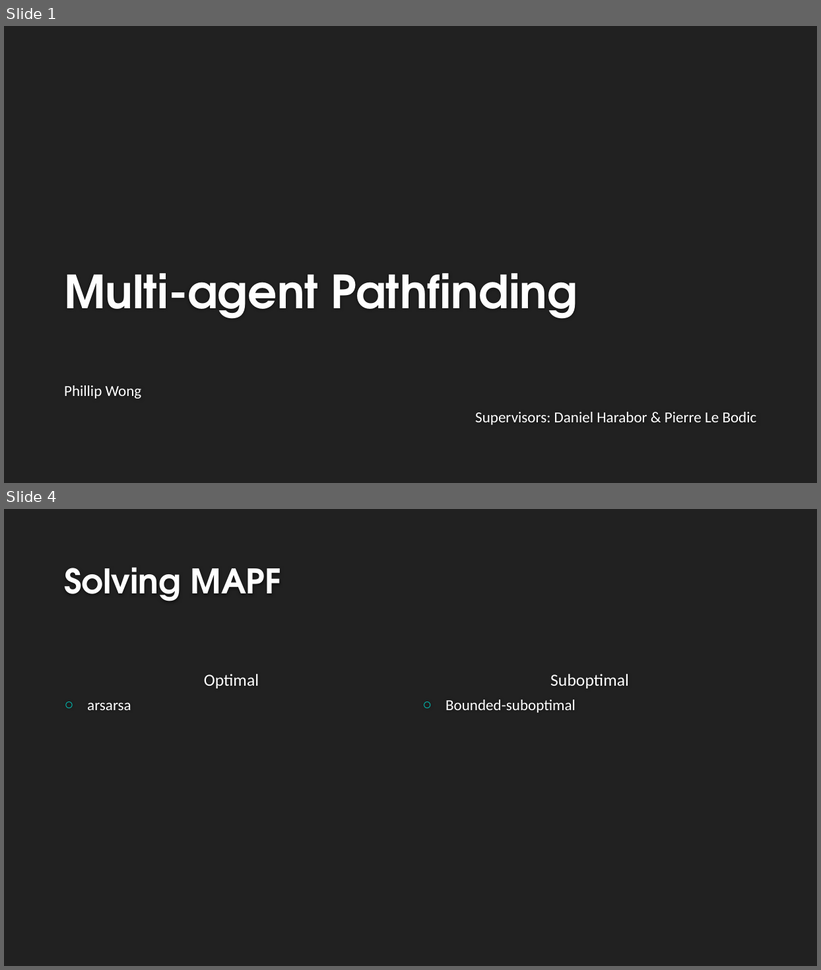
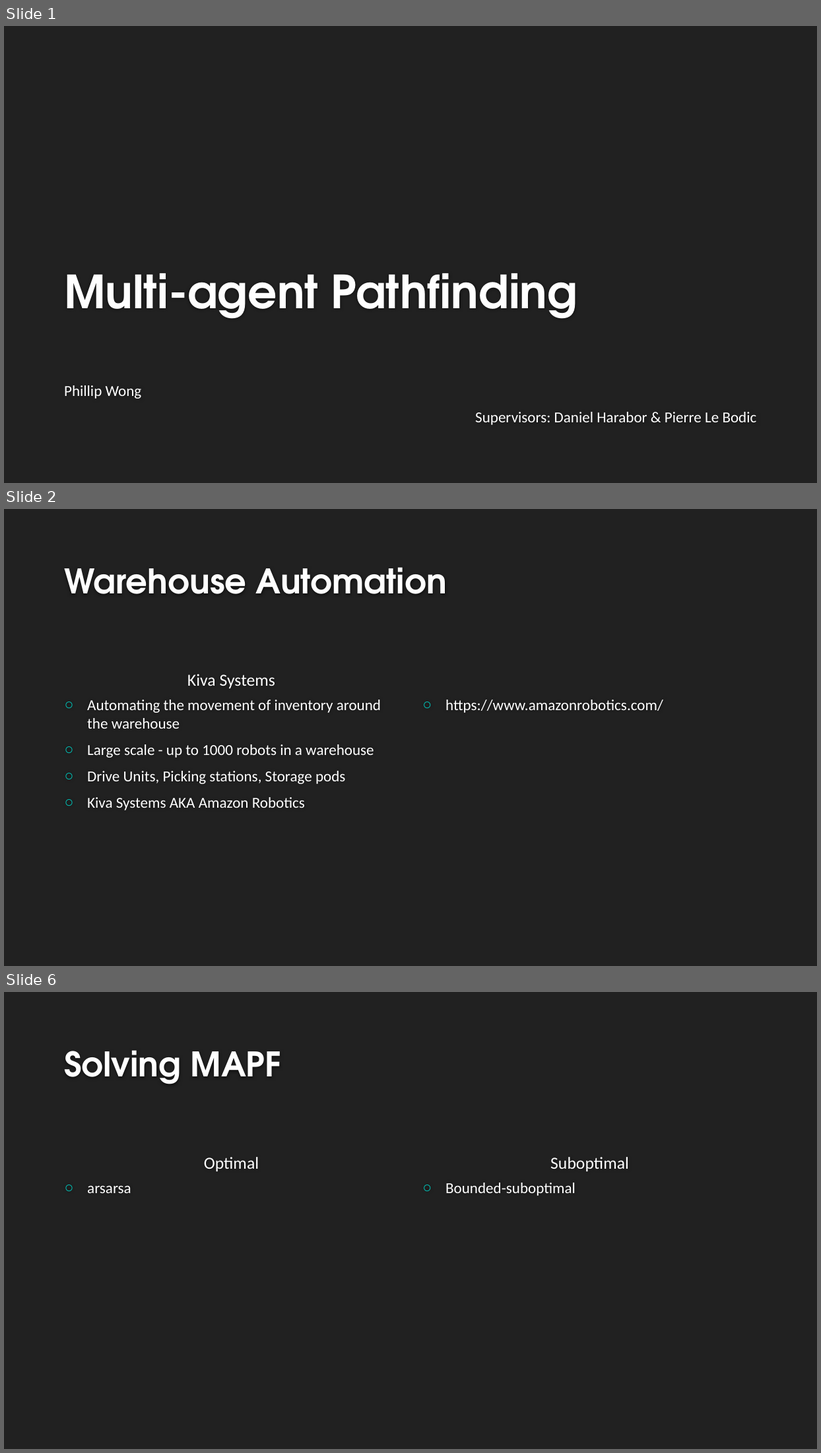
Before and after one commit to VikingDai/Honours-MAPF, a slide deck: Documents/Intermediate Presentation/Intermediate Presentation.pptx. Shown one above the other, each under a label of ours: slides 1 and 4 before the commit, slides 1, 2 and 6 after it; the slides between them are not shown. The pictures are 821x970 and 821x1453 pixels, drawn with LibreOffice and Linux fonts; fonts in the diff are those of the drawing; background and template pictures are left out. Boxes give left, top, right and bottom in pixels: in the first picture for what was removed or moved away, otherwise in the second. Text is boxed around its words. In the diff, an @@ line names an element or a change of style, - is before the commit and + after.

```diff
--- a/Documents/Intermediate Presentation/Intermediate Presentation.pptx
+++ b/Documents/Intermediate Presentation/Intermediate Presentation.pptx
@@ slide 2 added at (x1=4, y1=509, x2=817, y2=966), background #212121 @@
@@ title added at (x1=64, y1=567, x2=447, y2=594), 40 pt, text #FEFEFE, bold @@
+Warehouse Automation
@@ text added at (x1=187, y1=674, x2=275, y2=689), 20 pt, text #FFFFFF @@
+Kiva Systems
@@ text added at (x1=87, y1=700, x2=381, y2=811), 18 pt, text #FFFFFF @@
+○ Automating the movement of inventory around the warehouse
+○ Large scale - up to 1000 robots in a warehouse
+○ Drive Units, Picking stations, Storage pods
+○ Kiva Systems AKA Amazon Robotics
@@ text added at (x1=446, y1=700, x2=663, y2=713), 18 pt, text #FFFFFF @@
+○ https://www.amazonrobotics.com/
@@ what was slide 4 is now slide 6 @@
```
Also in this commit, not shown: 2 slides changed, 4 other slides added, 1 slide removed.
